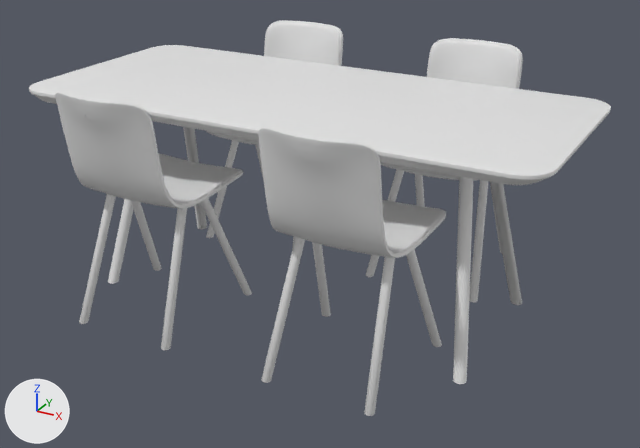
One commit to the FBX model Assets/_Game/Models/Table_and_Chairs.fbx: the scene before it, then after it.
Before and after are seen from a 50 mm lens placed at (3.85, -6.77, 2.14), pointed at (0.16, -0.06, -1.22). The lights are fixed; the arrows at lower left show +X, +Y and +Z. Where no turn or scale is listed for an object, it has been applied to the vertices.

In view in the first picture: 'Cylinder.002', 'Cylinder.004', 'Plane.003', 'chair.002', 'chair.003', 'chair.004', 'chair.005'.
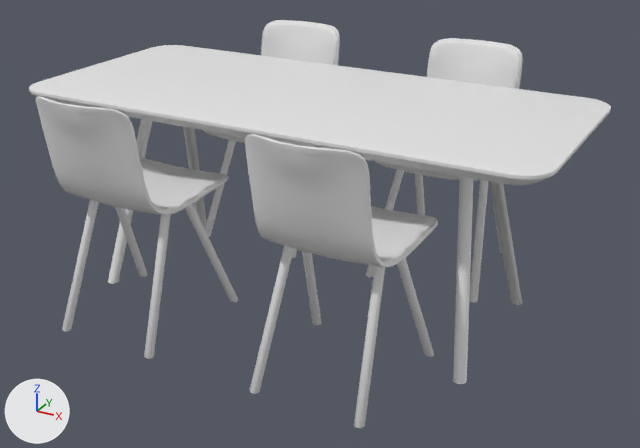
Changed parts and their boxes (x1, y1, x2, y2) in the pictures (640 x 448 px):
'chair.003', moved
    before: (259, 127, 446, 416)
    after: (245, 134, 438, 428)
'chair.002', moved
    before: (55, 92, 252, 350)
    after: (36, 96, 238, 359)
'chair.005', moved
    before: (206, 20, 343, 250)
    after: (203, 20, 340, 258)

The change, as a diff of the scene's bpy script:
```diff
--- a/Assets/_Game/Models/Table_and_Chairs.fbx.py
+++ b/Assets/_Game/Models/Table_and_Chairs.fbx.py
@@ ob_chair_005 @@
 ob_chair_005 = bpy.data.objects.new('chair.005', me_mesh_005)
-ob_chair_005.location = (-1.037, 1.209, -2.002)
+ob_chair_005.location = (-1.079, 1.209, -2.002)
@@ ob_chair_003 @@
 ob_chair_003 = bpy.data.objects.new('chair.003', me_mesh_003)
-ob_chair_003.location = (0.948, -0.99, -2.002)
+ob_chair_003.location = (0.948, -1.168, -2.002)
@@ ob_chair_002 @@
 ob_chair_002 = bpy.data.objects.new('chair.002', me_mesh_002)
-ob_chair_002.location = (-1.037, -0.99, -2.002)
+ob_chair_002.location = (-1.079, -1.168, -2.002)
```
